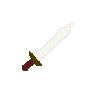
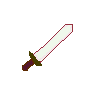
Before/after of a 100px x 100px layered artwork. What changed in the layer stack:
painted on "Background" over box(33, 23, 74, 63)
